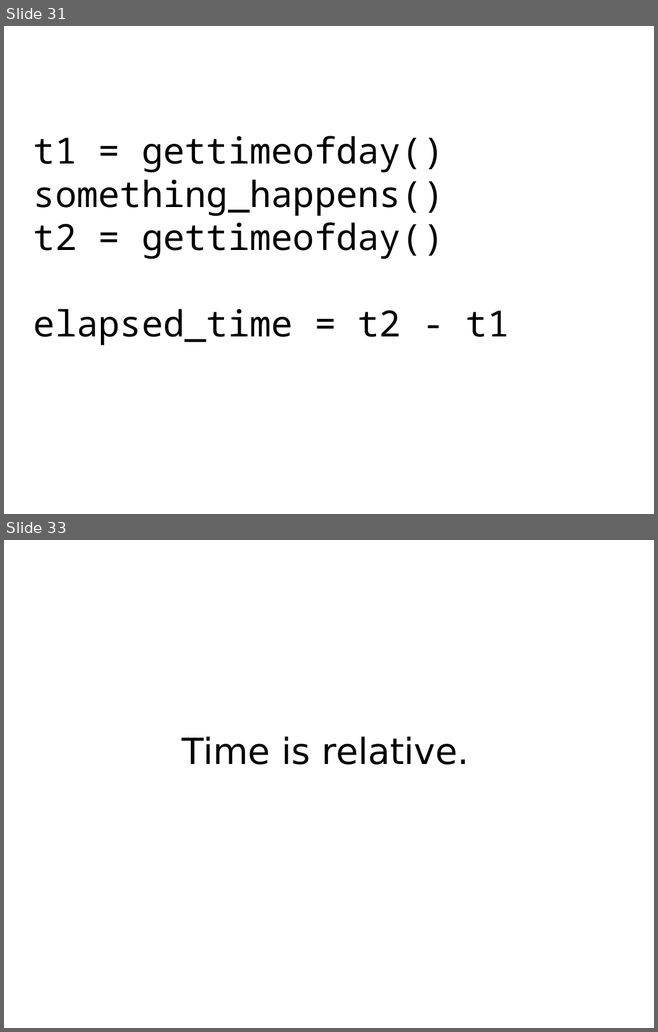
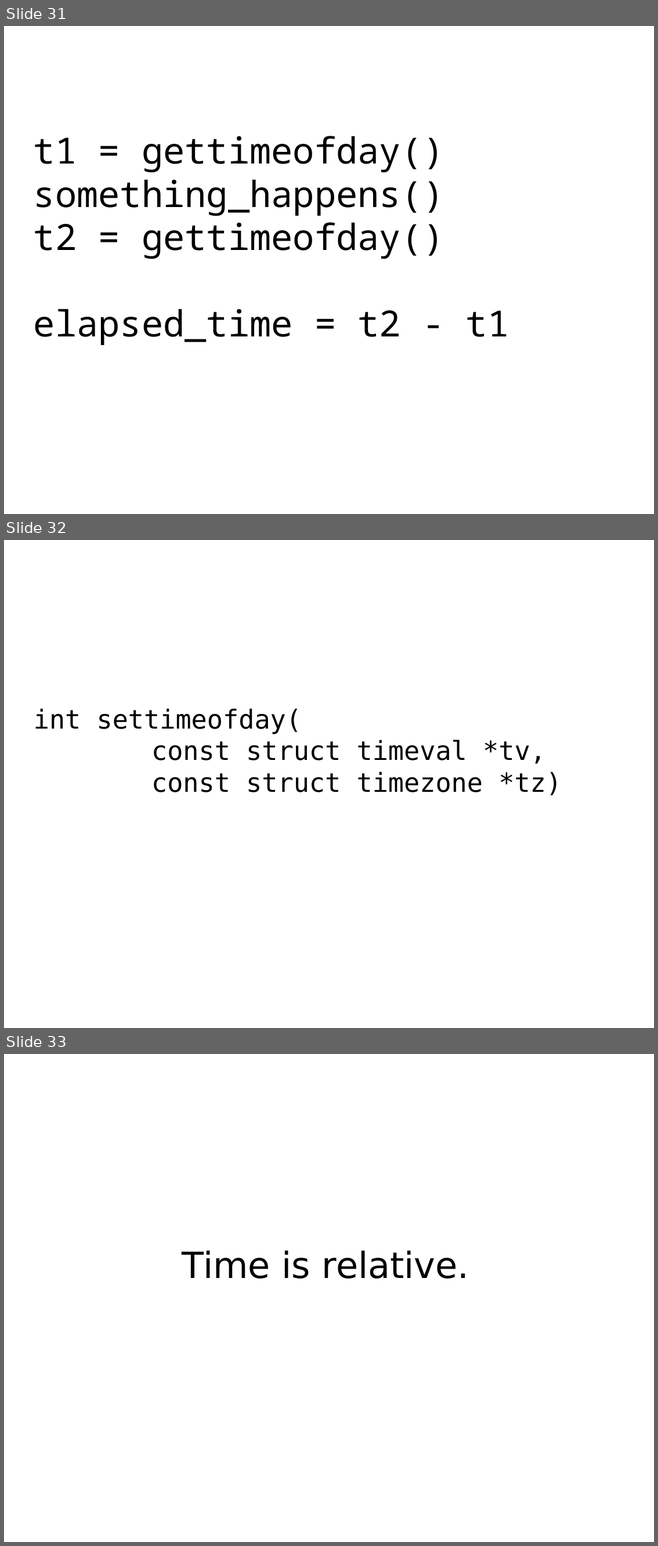
Before and after one commit to mkohler/embedded_python_presentation, a slide deck: embedded_python.odp. Shown one above the other, each under a label of ours: slides 31 and 33 before the commit, slides 31, 32 and 33 after it; the slides between them are not shown. The pictures are 658x1032 and 658x1546 pixels, drawn with LibreOffice and Linux fonts; fonts in the diff are those of the drawing. Boxes give left, top, right and bottom in pixels: in the first picture for what was removed or moved away, otherwise in the second. Text is boxed around its words. In the diff, an @@ line names an element or a change of style, - is before the commit and + after.

Commit message:
added APT slide.

```diff
--- a/embedded_python.odp
+++ b/embedded_python.odp
@@ slide 32 added at [4,540,654,1028], background #FFFFFF @@
@@ title added at [34,708,561,795], 32 pt, text #000000 @@
+int settimeofday(
+const struct timeval *tv,
+const struct timezone *tz)
```
Also in this commit, not shown: 1 slide changed, 1 slide removed.
